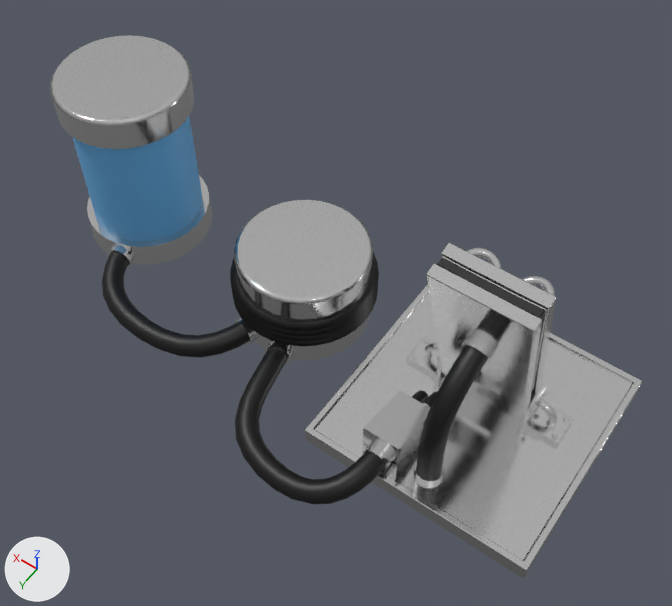
Renders of the Blender file Assets/KoboldKare/Models/InflateMachine.blend from each side of a commit.
Before and after are seen from a camera (50 mm lens) standing at (-1.16, 3.67, 5.32) and looking at (1.03, 0.6, 0.49). The lights are fixed; the arrows at lower left show +X, +Y and +Z.
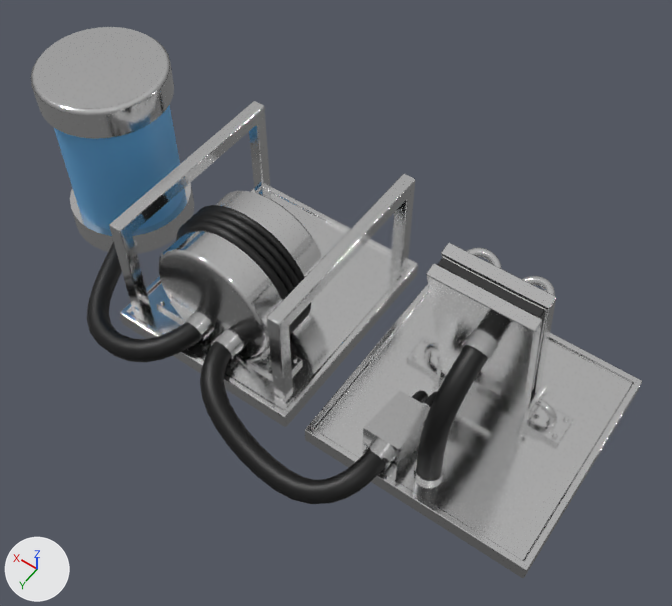
What changed in the scene script:
```text
Change me_cube_001:
    where me_cube_001.from_pydata(...)  # 364 vertices, 196 faces; spans x -0.15..2.92, y -0.05..1.21, z -0.13..0.93
    used by ob_cube_001; location = (0.049, 0.0, 0.0)
    me_cube_001 part 1: the loose piece of 32 vertices spanning x 1.19..1.4, y 0.75..0.91, z -0.13..0.06 is multiplied about its middle by the matrix ((0.962, 0.274, -0.018), (-0.274, 0.962, 0.009), (0.02, -0.004, 1.0)), then moved by (0.29, 0.24, 0.08)
    me_cube_001 part 2: the loose piece of 32 vertices spanning x 1.49..1.7, y 0.74..0.9, z -0.13..0.06 is multiplied about its middle by the matrix ((0.974, -0.225, 0.038), (0.223, 0.974, 0.047), (-0.048, -0.037, 0.998)), then moved by (0.25, 0.24, 0.08)
    me_cube_001 part 3: the loose piece of 32 vertices spanning x 2.71..2.92, y 0.76..0.91, z -0.13..0.06 is moved by (0.06, -0.09, -0.01)
Add me_nurbscurve:
    me_nurbscurve.from_pydata(...)  # 600 vertices, 560 faces; spans x -0.08..3.04, y 0.5..1.68, z -0.17..0.91
    me_nurbscurve.polygons.foreach_set('use_smooth', [True] * 560)
    me_nurbscurve.materials.append(mat_pipes)  # black #000000
Add me_cube_003:
    me_cube_003.from_pydata(...)  # 88 vertices, 70 faces; spans x -0.76..0.7, y -1.25..0.41, z -0.17..0.86
    me_cube_003.materials.append(mat_chrome)  # white #e7e7e7
Change ob_nurbscurve:
    ob_nurbscurve: bpy.data.objects.new('NurbsCurve', cu_nurbscurve) -> bpy.data.objects.new('NurbsCurve', me_nurbscurve)
Change ob_cylinder:
    ob_cylinder.location: (1.473, 0.364, -0.175) -> (1.747, 1.064, 0.382)
    ob_cylinder.rotation_euler: (0.0, 0.0, 0.0) -> (1.571, 0.0, 0.0)  # degrees (0, 0, 0) -> degrees (90, 0, 0)
Change ob_cylinder_002:
    ob_cylinder_002.location: (3.0, 0.364, 0.558) -> (3.188, 0.364, 0.551)
Add ob_cube_002:
    ob_cube_002 = bpy.data.objects.new('Cube.002', me_cube_003)
    ob_cube_002.location = (1.746, 0.0, 0.0)
    ob_cube_002.rotation_euler = (0.0, 0.0, 3.142)  # degrees (0, 0, 180)
    _m = ob_cube_002.modifiers.new('Mirror', 'MIRROR')
    _m.use_clip = True
    _m = ob_cube_002.modifiers.new('Bevel', 'BEVEL')
    _m.width = 0.03
    _m.width_pct = 0.03
    _m.harden_normals = True
```

Where the change shows, as pixel boxes (x1, y1, x2, y2) in the pictures (672 x 606 px; the box of a moved part takes in the faces that stretch with it):
'Cylinder.002', moved: before (50, 35, 212, 265); after (31, 27, 194, 254)
'Cube.002', added: after (109, 101, 418, 427)
'Cylinder', moved, turned: before (230, 200, 379, 360); after (158, 191, 322, 357)
'NurbsCurve', reshaped: before (102, 253, 487, 504); after (87, 242, 487, 504)
'Cube.001', reshaped: before (107, 244, 495, 485); after (111, 240, 495, 485)
part 1 of me_cube_001, moved or reshaped: before (265, 341, 294, 364); after (211, 335, 238, 361)
part 2 of me_cube_001, moved or reshaped: before (235, 318, 258, 344); after (183, 317, 209, 342)
part 3 of me_cube_001, moved or reshaped: before (107, 244, 135, 268); after (111, 240, 138, 250)
